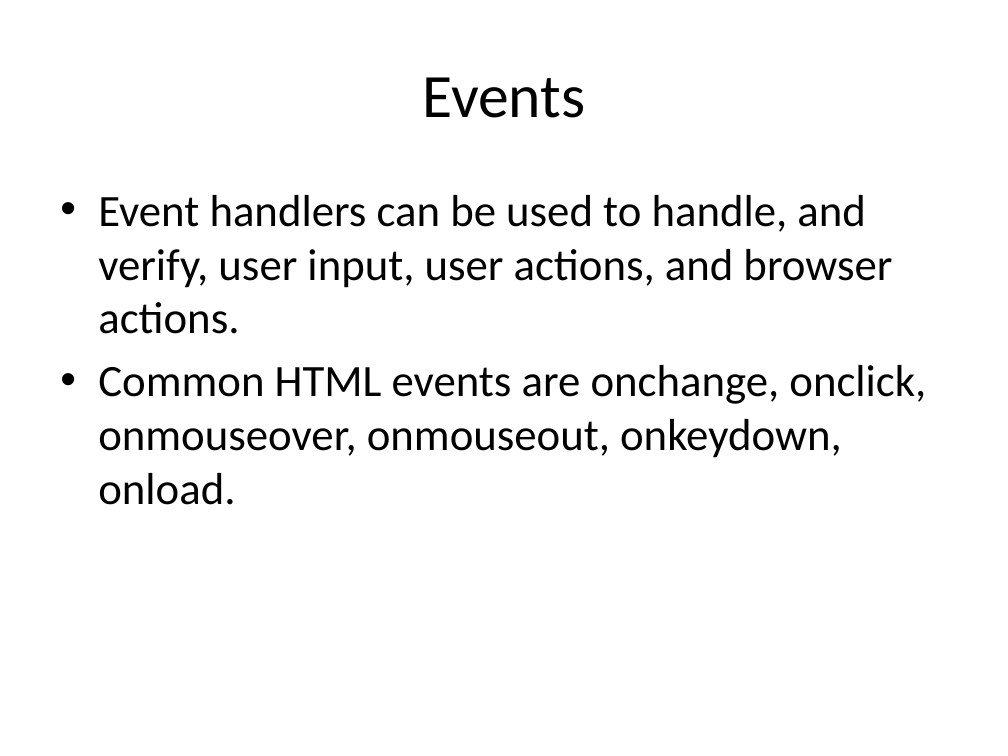
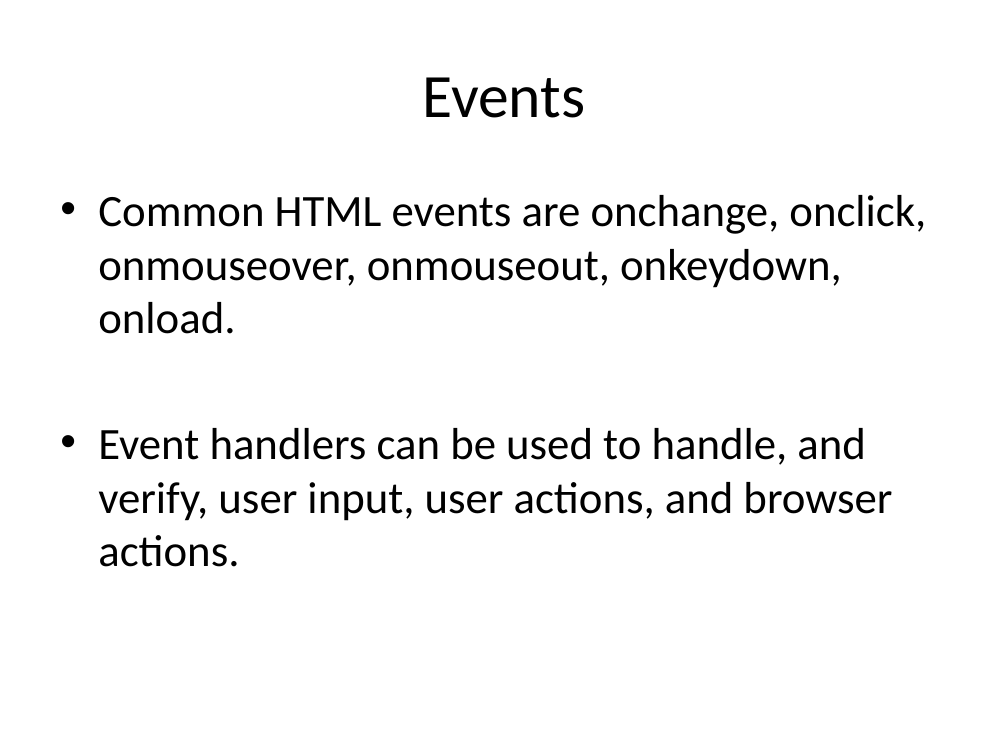
Before and after one commit to ManasaGajulavarthy/Intern_HMIT, a slide deck: slide 10 of JAVASCRIPT.pptx. Drawn at 1008x756 pixels with LibreOffice and Linux fonts; fonts in the diff are those of the drawing. Boxes give left, top, right and bottom in pixels: in the first picture for what was removed or moved away, otherwise in the second. Text is boxed around its words. In the diff, an @@ line names an element or a change of style, - is before the commit and + after.

```diff
--- a/JAVASCRIPT.pptx
+++ b/JAVASCRIPT.pptx
@@ text at [98,195,926,334]: paragraph added @@
+• Common HTML events are onchange, onclick, onmouseover, onmouseout, onkeydown, onload.
@@ text at [98,365,926,505]: paragraph removed @@
-• Common HTML events are onchange, onclick, onmouseover, onmouseout, onkeydown, onload.
```
Also in this commit, not shown: 9 other slides changed, 7 slides added, 1 slide removed, 1 other file.
